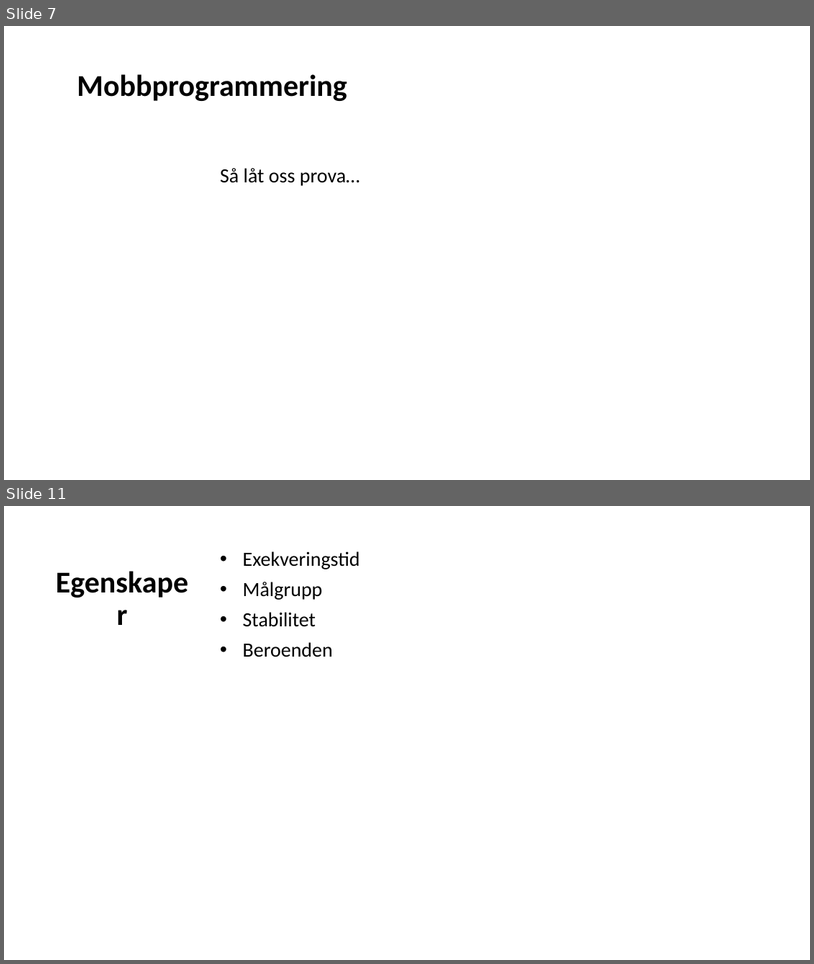
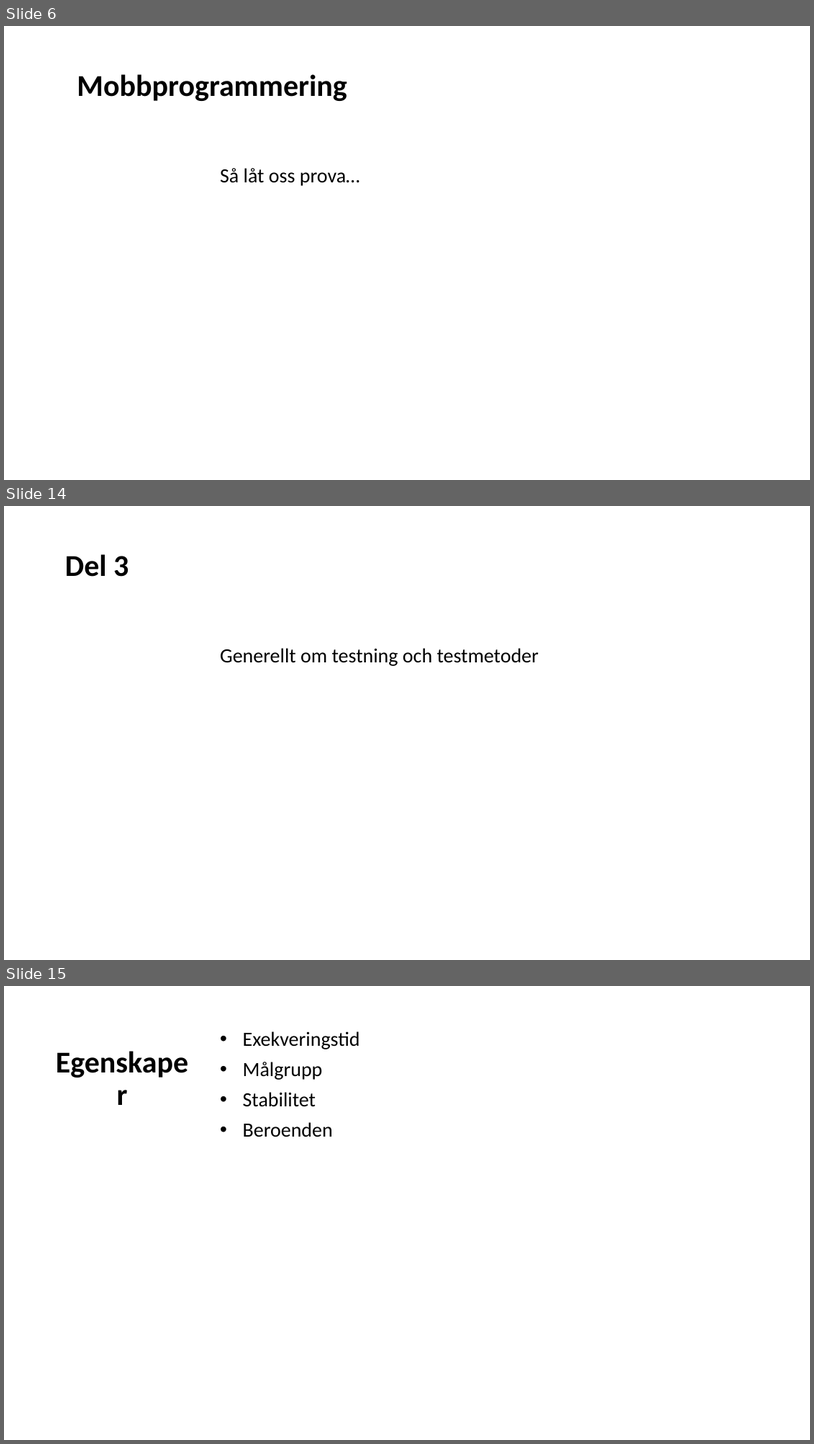
Before and after one commit to Omegapoint/tdd-lab, a slide deck: TDD-Presentation.pptx. Shown one above the other, each under a label of ours: slides 7 and 11 before the commit, slides 6, 14 and 15 after it; the slides between them are not shown. The pictures are 814x964 and 814x1444 pixels, drawn with LibreOffice and Linux fonts; fonts in the diff are those of the drawing. Boxes give left, top, right and bottom in pixels: in the first picture for what was removed or moved away, otherwise in the second. Text is boxed around its words. In the diff, an @@ line names an element or a change of style, - is before the commit and + after.

```diff
--- a/TDD-Presentation.pptx
+++ b/TDD-Presentation.pptx
@@ slide 14 added at <box>4,506,810,960</box>, background #FFFFFF @@
@@ title added at <box>65,554,129,577</box>, 36 pt, text #000000, bold @@
+Del 3
@@ subtitle added at <box>220,648,539,666</box>, 24 pt, text #000000 @@
+Generellt om testning och testmetoder
@@ what was slide 7 is now slide 6 @@
@@ what was slide 11 is now slide 15 @@
```
Also in this commit, not shown: 2 slides changed, 6 other slides added, 5 slides removed, 1 other file.
